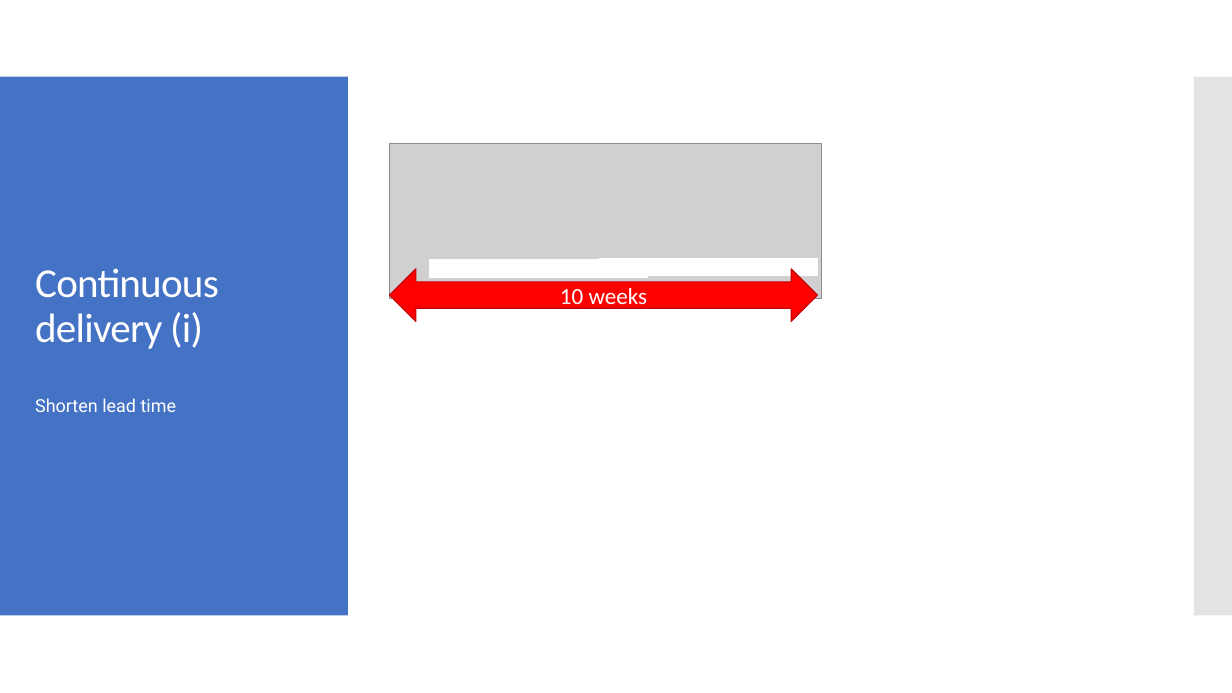
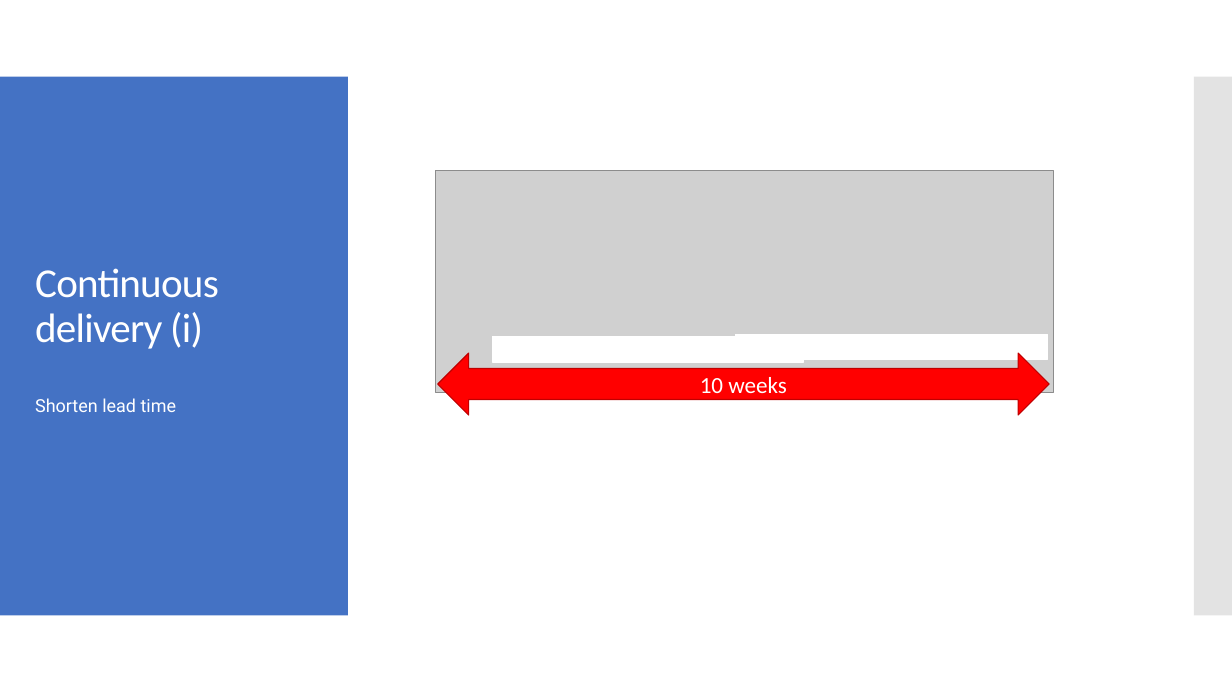
Before and after one commit to milodotnet/bootcamp, a slide deck: slide 27 of Bootcamp-ContinuousDelivery.pptx. Drawn at 1232x693 pixels with LibreOffice and Linux fonts; fonts in the diff are those of the drawing; grey boxes stand for pictures. Boxes give left, top, right and bottom in pixels: in the first picture for what was removed or moved away, otherwise in the second. Text is boxed around its words. In the diff, an @@ line names an element or a change of style, - is before the commit and + after.

```diff
--- a/Bootcamp-ContinuousDelivery.pptx
+++ b/Bootcamp-ContinuousDelivery.pptx
@@ picture: place and size @@
-picture at box(390, 143, 823, 299)
+picture at box(436, 170, 1054, 392)
@@ left right arrow "10 weeks": place and size @@
-left right arrow "10 weeks" at box(390, 269, 818, 322)
+left right arrow "10 weeks" at box(438, 353, 1050, 415)
@@ rectangle: place and size @@
-rectangle at box(429, 260, 647, 277)
+rectangle at box(493, 337, 804, 362)
@@ rectangle: place and size @@
-rectangle at box(600, 258, 818, 275)
+rectangle at box(736, 335, 1047, 360)
```
Also in this commit, not shown: 2 other slides changed, 2 slides removed.
